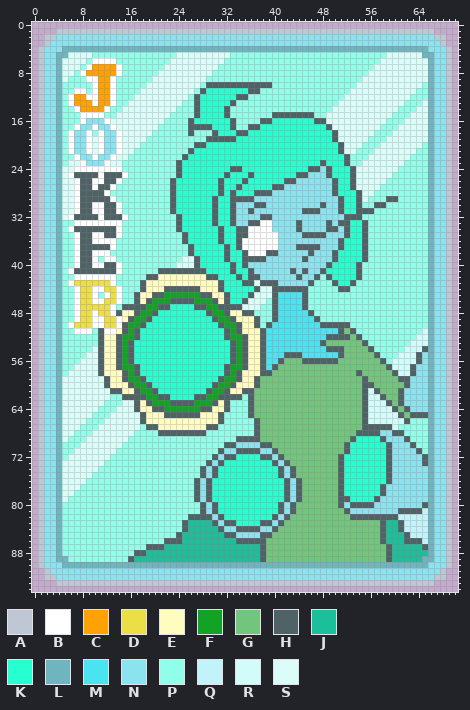
Two versions of one pixel-art file, assets/1x/organe.ase. The first picture shows the starting point.
71x95 pixels, 1 frame. Colours within 5 levels of each other are drawn and written as one.
Visible layers, top first: "Layer 1", "Layer 3", "Layer 4", "Layer".
Palette (. is transparent): A #bfc7d5  B #ffffff  C #fda200  D #ebdf46  E #fffcbf  F #11a226  G #71c57d  H #4f6367  J #1bbf9a  K #26ffd0  L #6fb5bf  M #4ae3f0  N #8ce3f0  P #91fee9  Q #c3f3fa  R #d2fcfa  S #dafdfa
Pixels before (only the part around the change), first column x 36:
42 HHNNNNNNHNNHPHKKKKHPPPPP
43 HSHHHNNNNNHPPPHKKHPPPPPP
44 KHSSHHHHHHPPPPPHHPPPPPPP
45 HSSSHMMMMHPPPPPPPPPPPPPP
46 SSSPHMMMMHPPPPPPPPPPPPPP
47 SSPPHMMMMHPPPPPPPPPPPPPP
48 HPPPHMMMMMHPPPPPPPPPPPPP
49 EHPPHMMMMMMHPPPPPPPPPPPP
50 EHPHMMMMMMMMHHHHHPPPPPPP
51 EEHMMMMMMMMMMMMHGHPPPPPP
52 EEHMMMMMMMMMMHHHHGHPPPPP
53 EEHMMMMMMMMMHGGGGGGHPPPP
54 EEHMMMMMMMMMMHHHGGGGHPPP
55 EEHMMMHHHMMMMMMHGGGGGHPP
56 EEHMMHGGGHHHHHHGGGGGGGHP
57 EEHMHGGGGGGGGGGGGGGGGGGH
58 EEHHGGGGGGGGGGGGGGHGGGGG
59 EHGGGGGGGGGGGGGGGGGHGGGG
60 EHGGGGGGGGGGGGGGGGGHHGGG
61 HGGGGGGGGGGGGGGGGGGHRHGG
Now the later version:
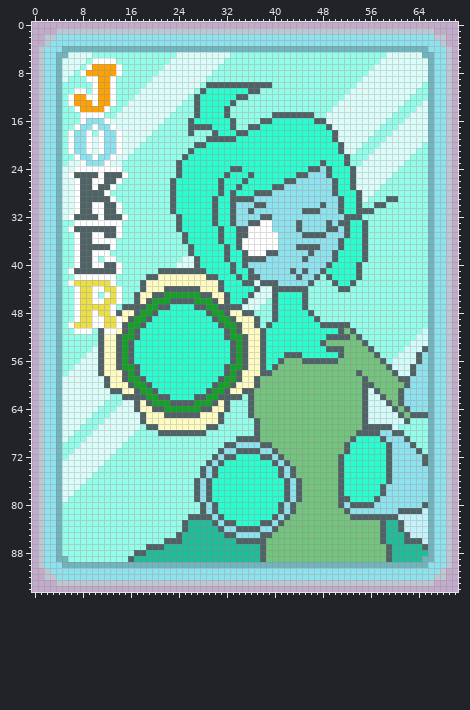
What changed:
Changed rows in their new state; - is an unchanged pixel.
Layer "Layer 3":
first column x 39:
45 --KKKK------
46 --KKKK------
47 --KKKK------
48 --KKKKK-----
49 --KKKKKK----
50 -KKKKKKKK---
51 KKKKKKKKKKKK
52 KKKKKKKKKK--
53 KKKKKKKKK---
54 KKKKKKKKKK--
55 KKK---KKKKKK
56 KK----------
57 K-----------
